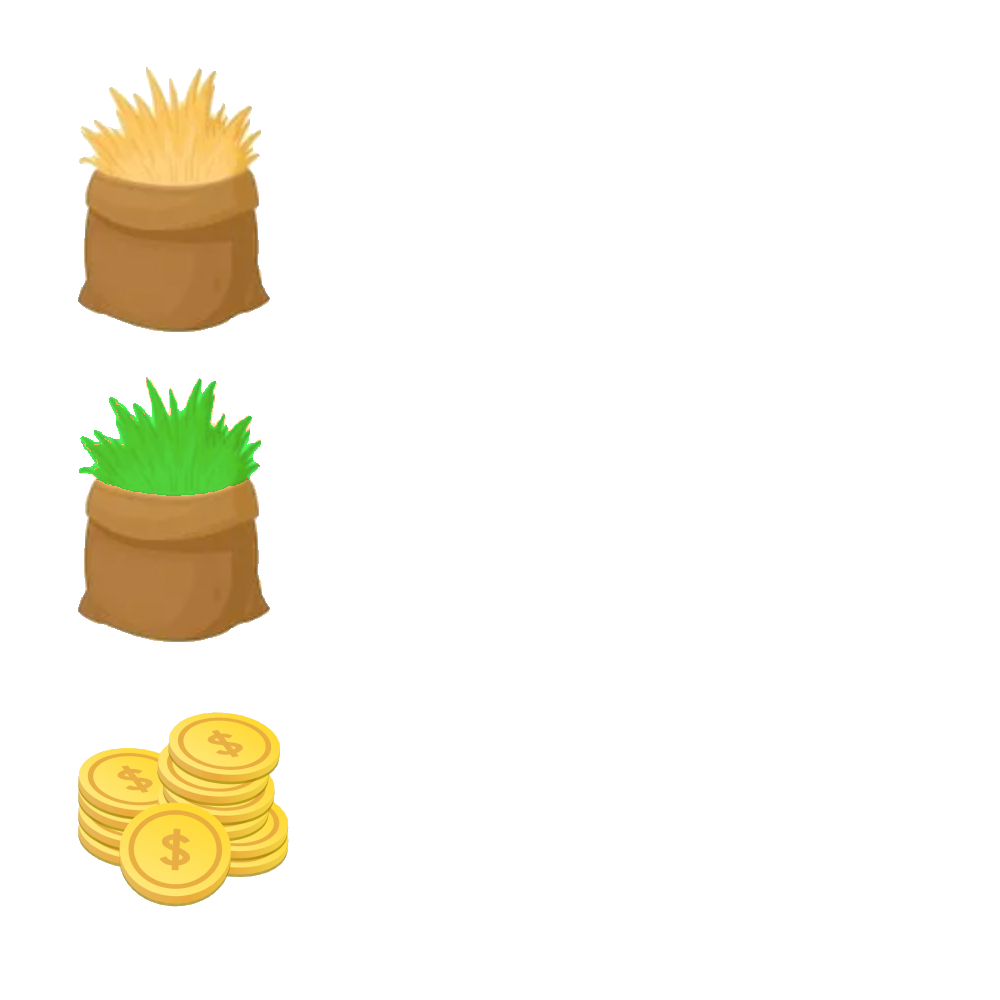
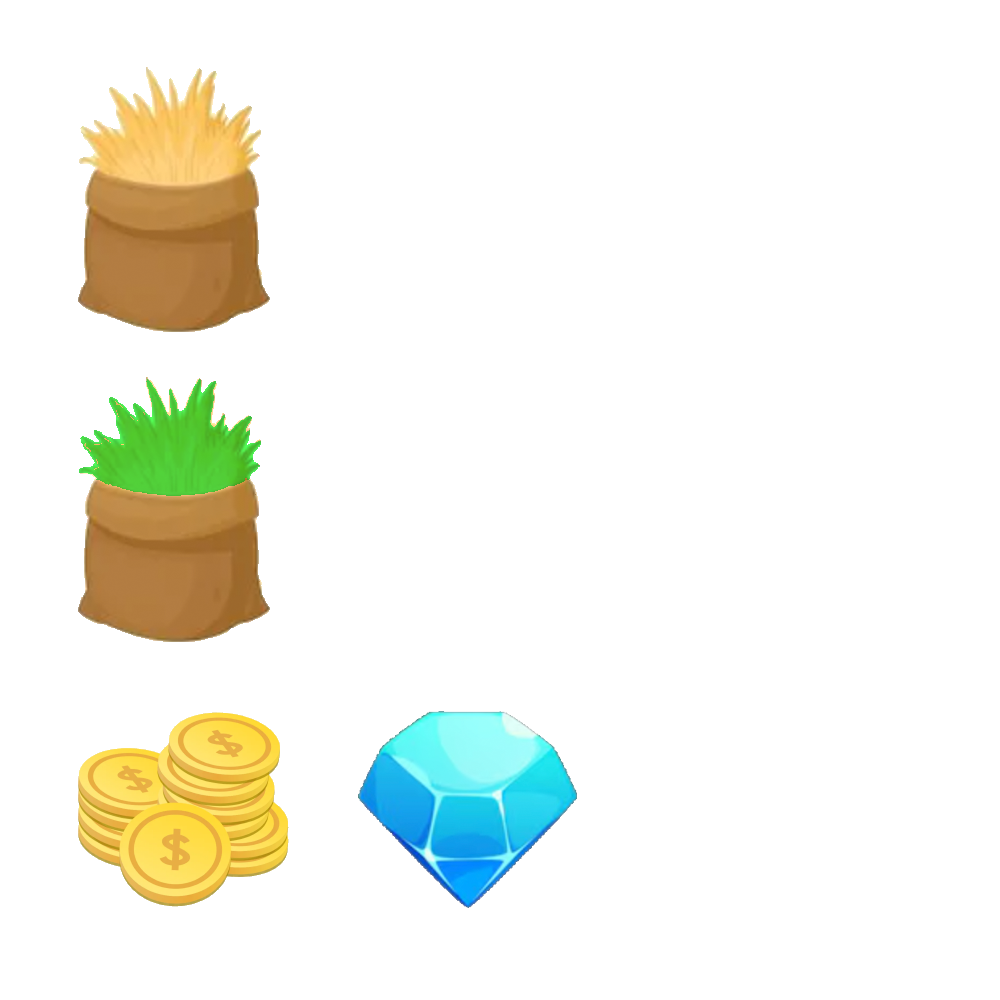
The second 1000x1000 image is a revision of the first. Changes to its layers:
added layer "Слой 4" above "Слой 3" over (358, 711, 577, 908)
